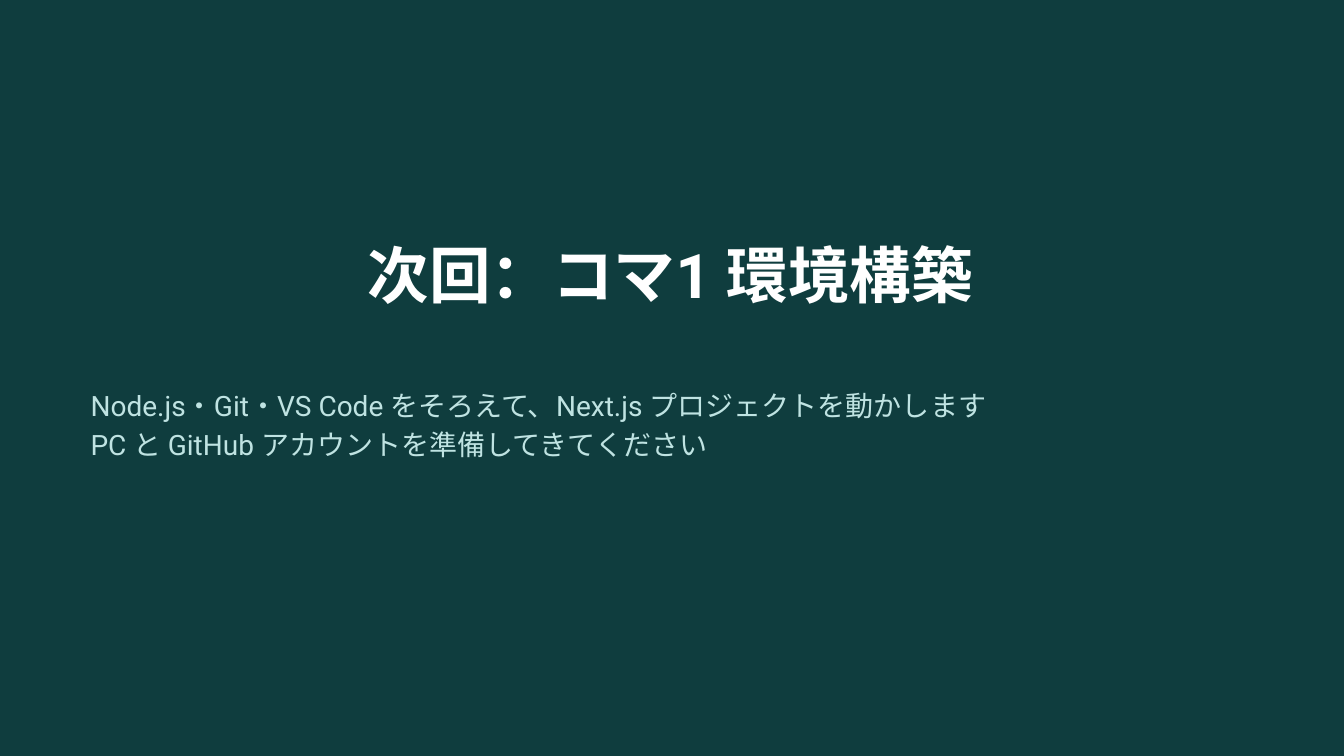
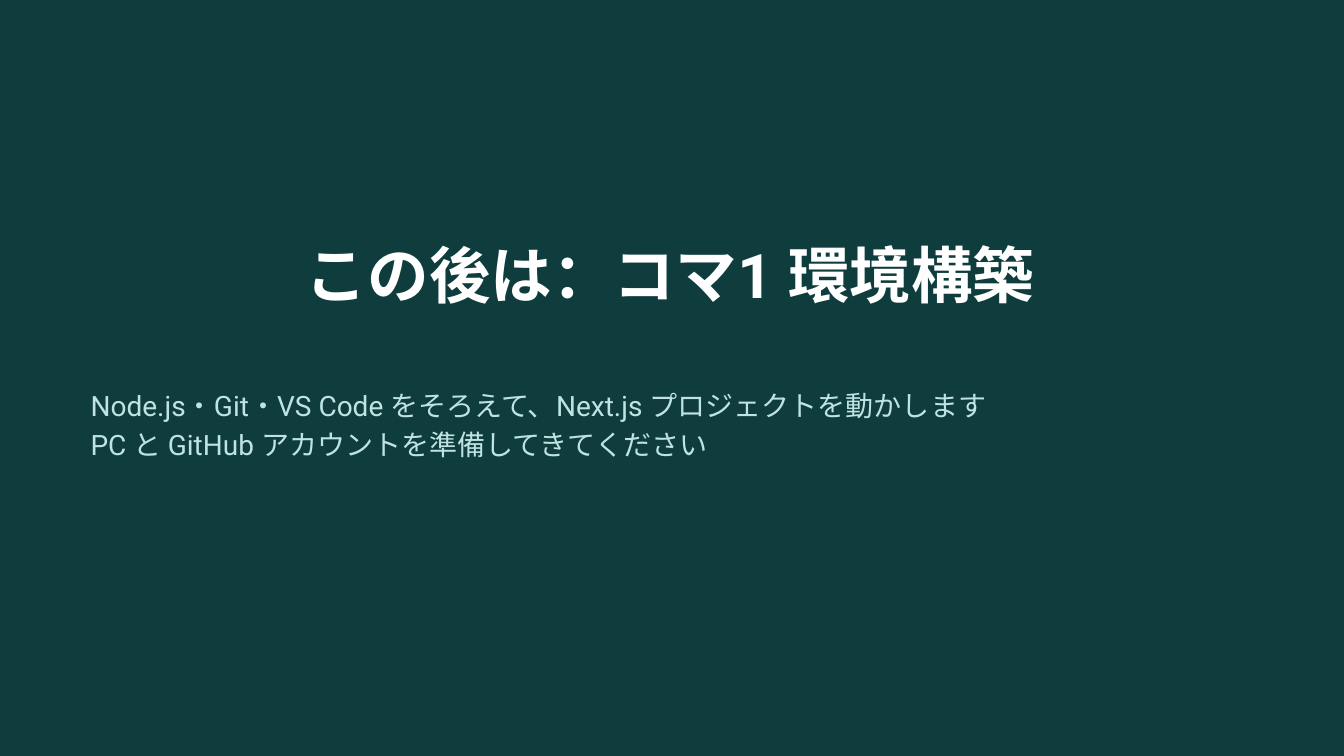
Before and after one commit to yuracode/cicd, a slide deck: slide 25 of slides/guidance.pptx. Drawn at 1344x756 pixels with LibreOffice and Linux fonts; fonts in the diff are those of the drawing. Boxes give left, top, right and bottom in pixels: in the first picture for what was removed or moved away, otherwise in the second. Text is boxed around its words. In the diff, an @@ line names an element or a change of style, - is before the commit and + after.

```diff
--- a/slides/guidance.pptx
+++ b/slides/guidance.pptx
@@ title at box(306, 245, 1034, 304): text changed @@
-次回：コマ1 環境構築
+この後は：コマ1 環境構築
```
Also in this commit, not shown: 1 other file.
